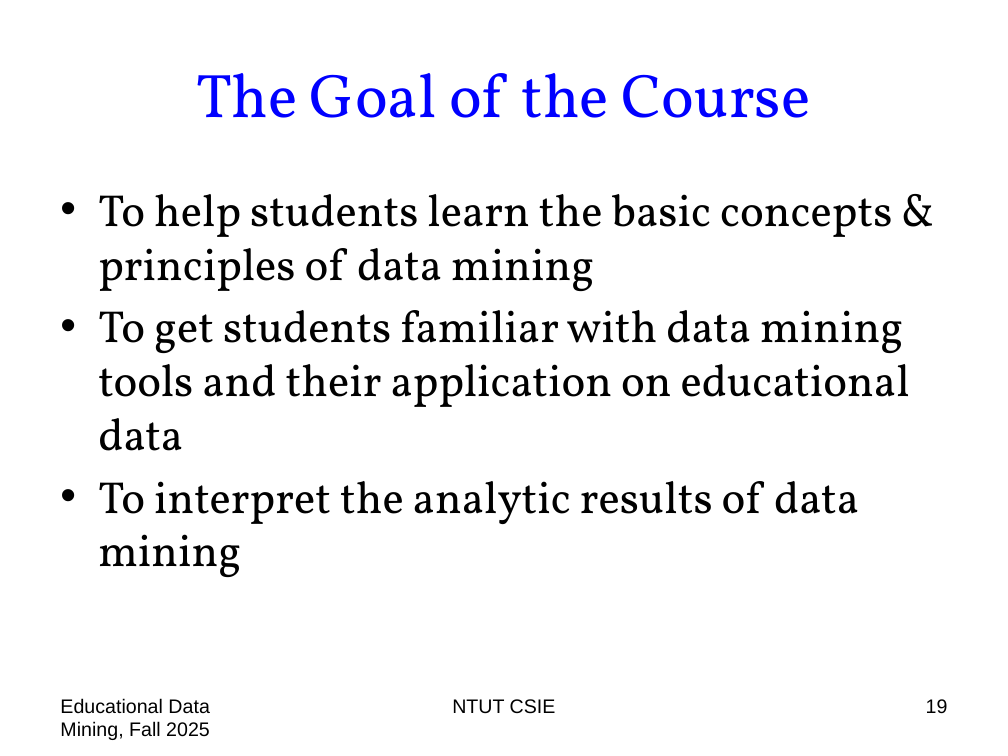
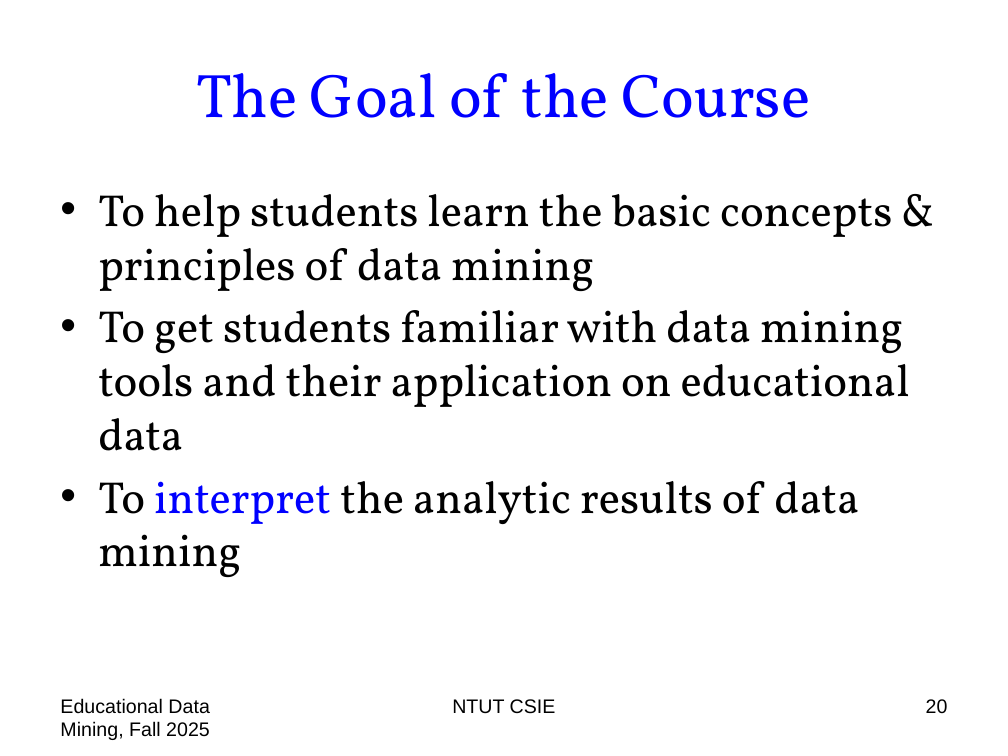
Before and after one commit to chriswjh/chriswjh.github.io, a slide deck: slide 20 of EDM/00-overview.pptx (slide 19 before the commit). Drawn at 1008x756 pixels with LibreOffice and Linux fonts; fonts in the diff are those of the drawing. Boxes give left, top, right and bottom in pixels: in the first picture for what was removed or moved away, otherwise in the second. Text is boxed around its words. In the diff, an @@ line names an element or a change of style, - is before the commit and + after.

```diff
--- a/EDM/00-overview.pptx
+++ b/EDM/00-overview.pptx
@@ text at (x1=98, y1=481, x2=859, y2=577): text colour #000000 to #0000FF in "interpret" @@
@@ page number at (x1=926, y1=699, x2=948, y2=714): text changed @@
-19
+20
```
Also in this commit, not shown: 6 other slides changed, 1 slide added.
